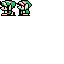
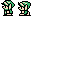
Before/after of a 64px x 64px layered artwork. What changed in the layer stack:
renamed "Layer 1" to "stand", moved it above "step", painted on it over [0, 0, 16, 16]
renamed "Layer 2" to "step", painted on it over [16, 0, 32, 16]
